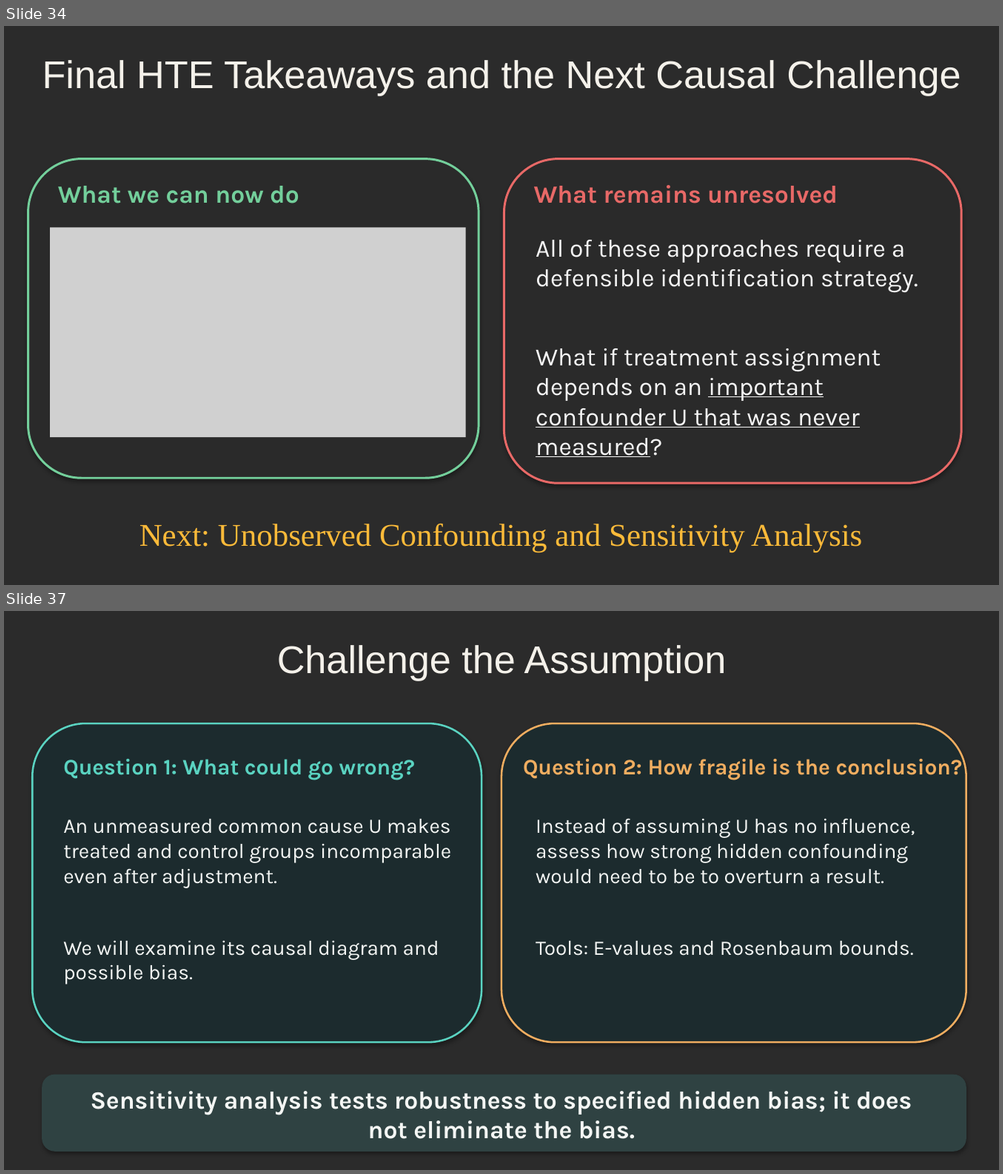
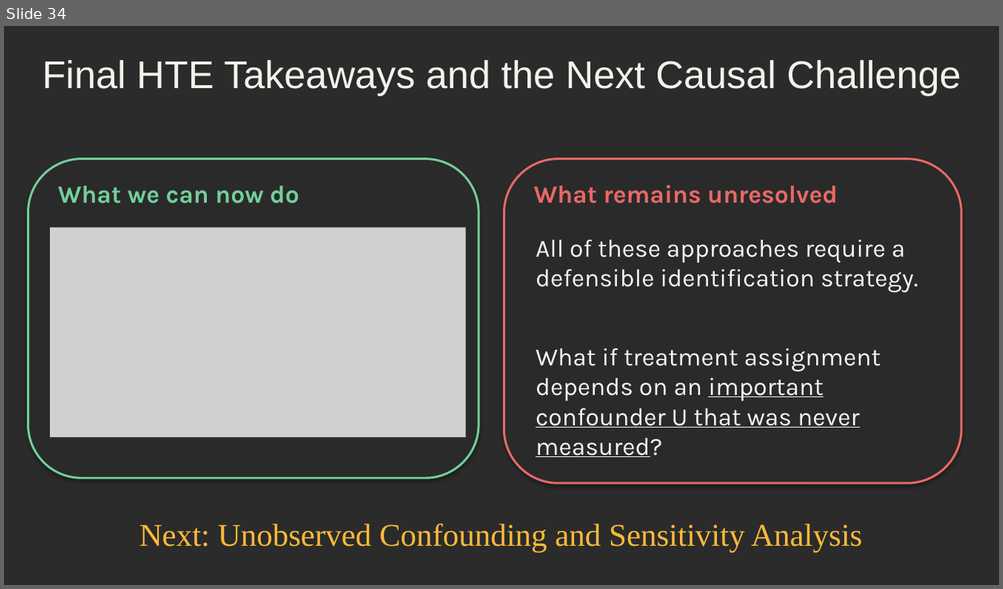
Before and after one commit to djghosh1123/STAT-7900-Causal-Analysis, a slide deck: Lectures/Lecture 9.pptx. Shown one above the other, each under a label of ours: slides 34 and 37 before the commit, slide 34 after it; the slides between them are not shown. The pictures are 1003x1174 and 1003x589 pixels, drawn with LibreOffice and Linux fonts; fonts in the diff are those of the drawing; grey boxes stand for pictures; background and template pictures are left out; a plain dark background stands for a picture behind light text. Boxes give left, top, right and bottom in pixels: in the first picture for what was removed or moved away, otherwise in the second. Text is boxed around its words. In the diff, an @@ line names an element or a change of style, - is before the commit and + after.

```diff
--- a/Lectures/Lecture 9.pptx
+++ b/Lectures/Lecture 9.pptx
@@ slide 37 removed at (4,611,999,1170), background picture (left out) @@
@@ text removed at (277,645,726,681) @@
-Challenge the Assumption
@@ rounded rectangle removed at (32,723,481,1042) @@
@@ rounded rectangle removed at (501,723,966,1042) @@
@@ text removed at (63,759,415,780) @@
-Question 1: What could go wrong?
@@ text removed at (523,755,962,780) @@
-Question 2: How fragile is the conclusion?
@@ text removed at (63,819,451,985) @@
-An unmeasured common cause U makes treated and control groups incomparable even after adjustment.
-We will examine its causal diagram and possible bias.
@@ text removed at (535,818,914,956) @@
-Instead of assuming U has no influence, assess how strong hidden confounding would need to be to overturn a result.
-Tools: E-values and Rosenbaum bounds.
@@ rounded rectangle removed at (42,1074,966,1151) @@
@@ text removed at (91,1091,911,1139) @@
-Sensitivity analysis tests robustness to specified hidden bias; it does not eliminate the bias.
```
Also in this commit, not shown: 21 other slides removed, 3 other files.
